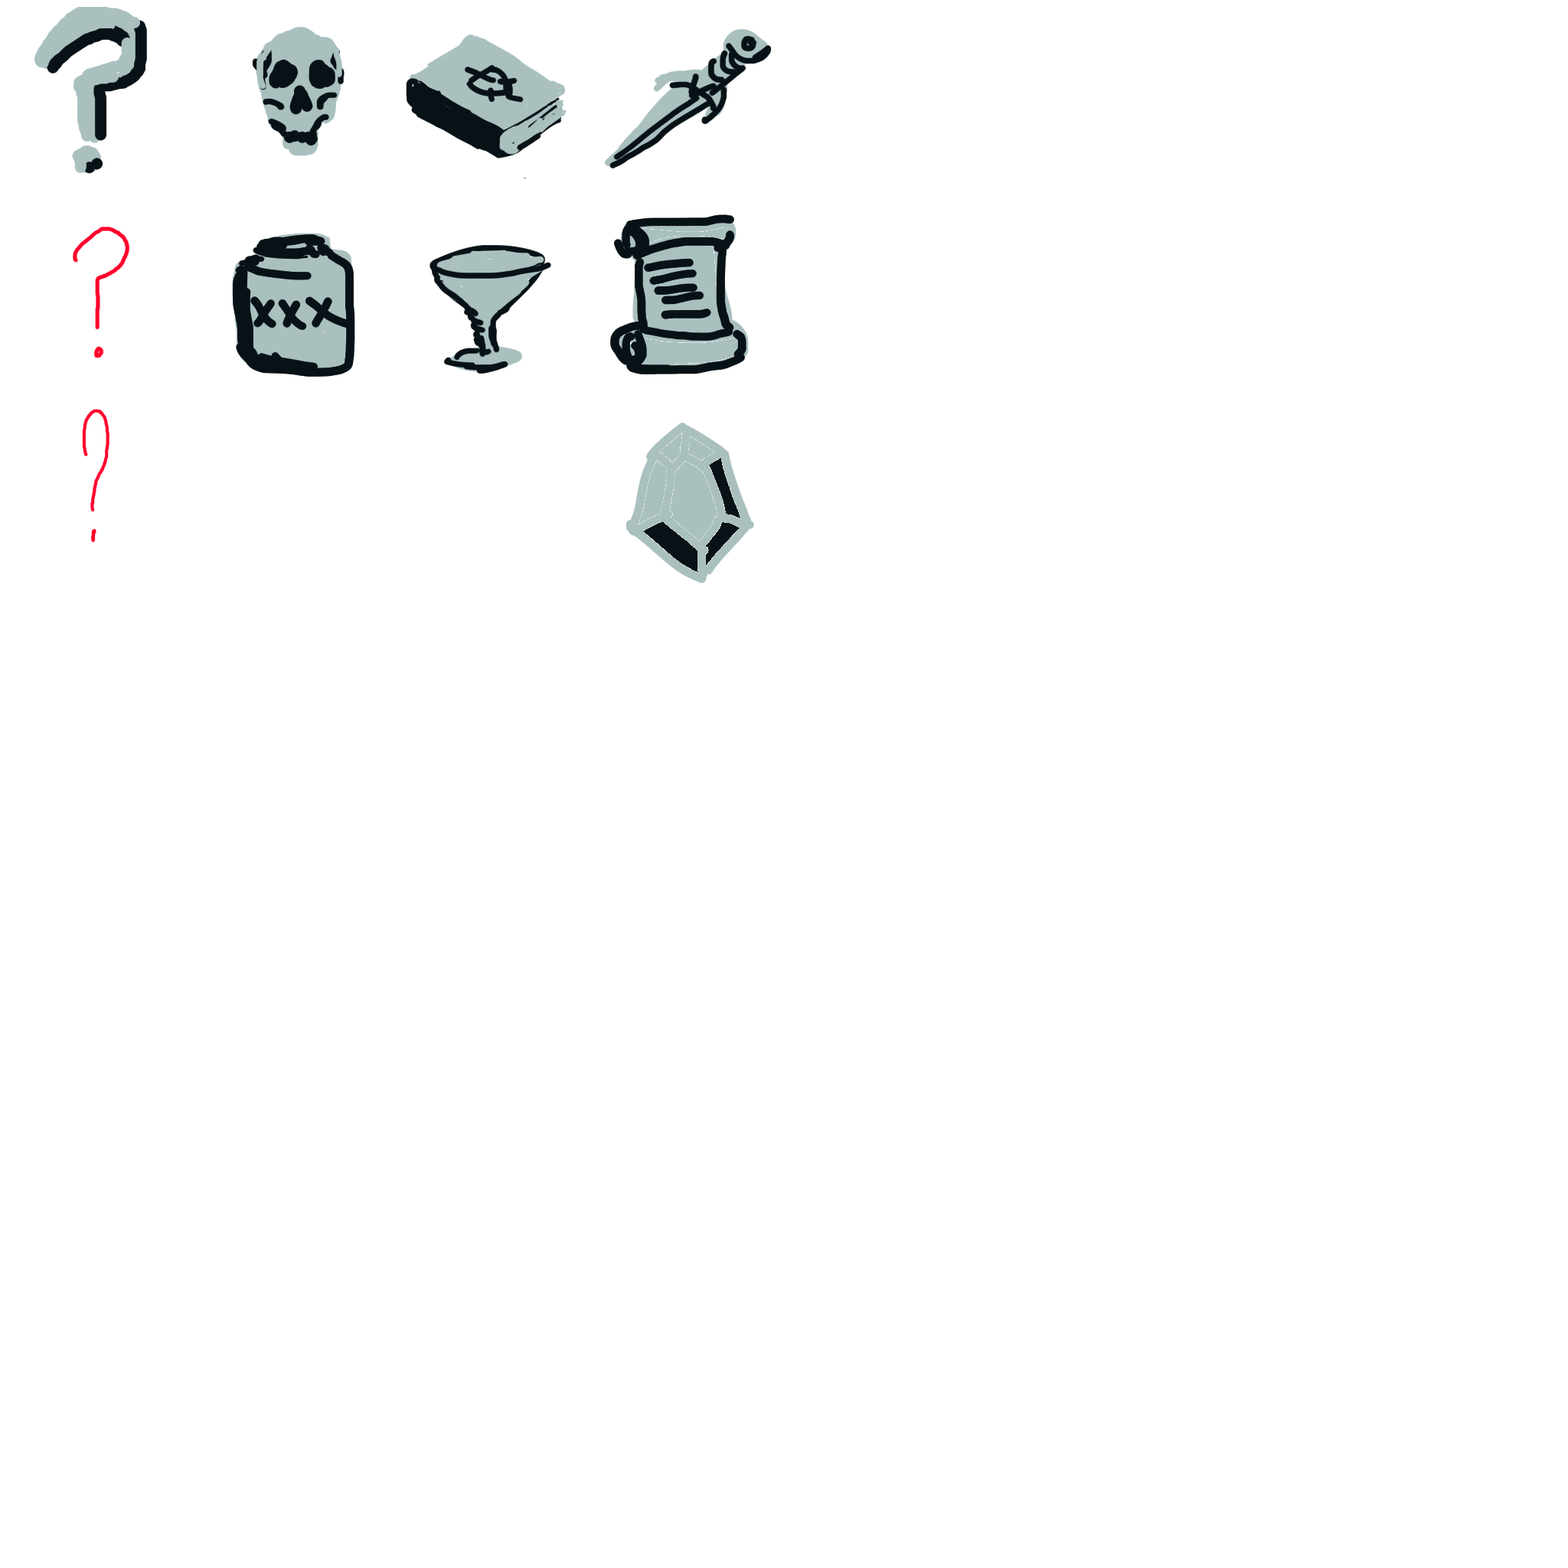
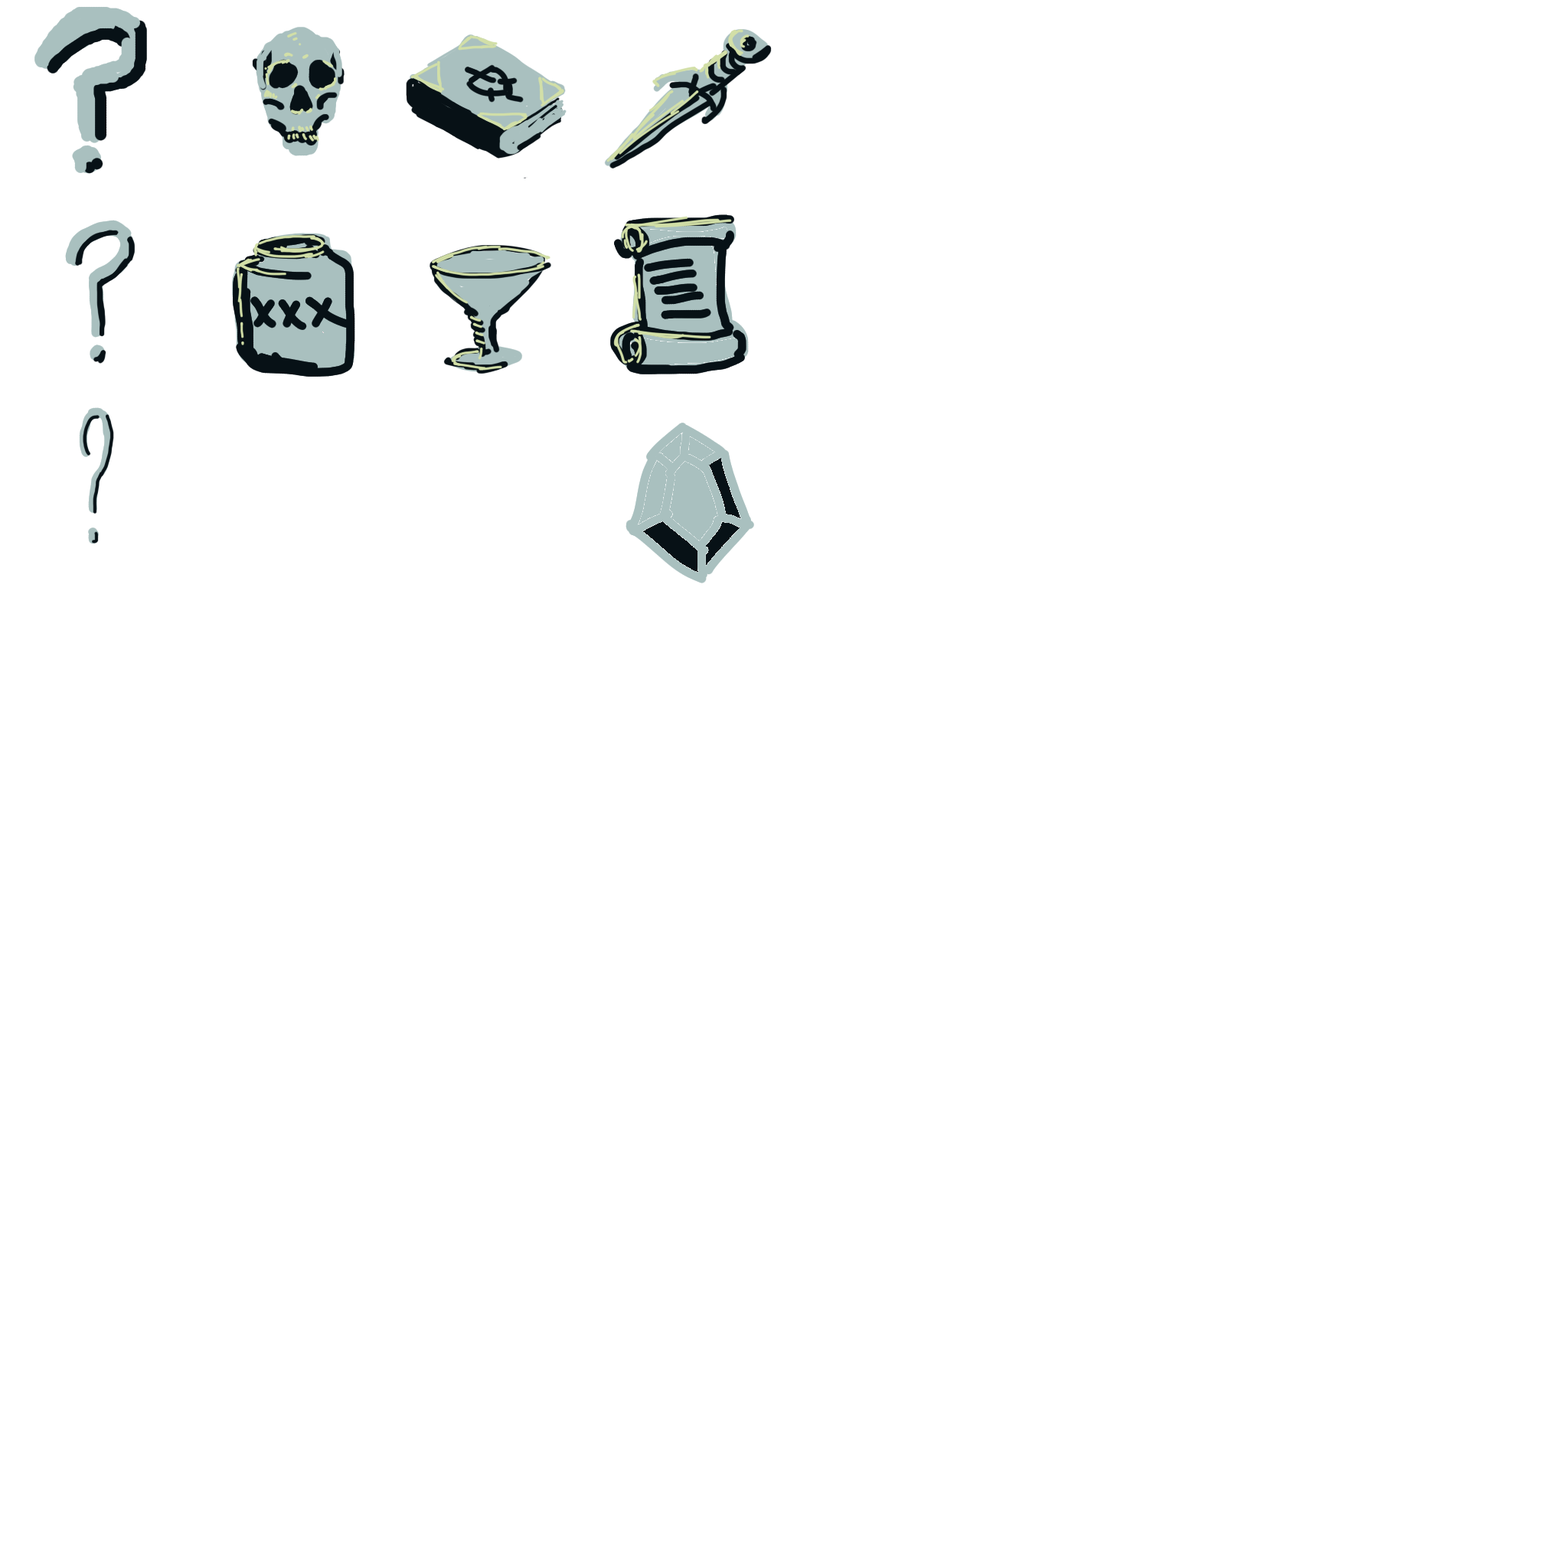
Two versions of the same layered image (1568x1568). Layer-by-layer changes:
painted on "Paint Layer 1" over [left=65, top=29, right=750, bottom=544]